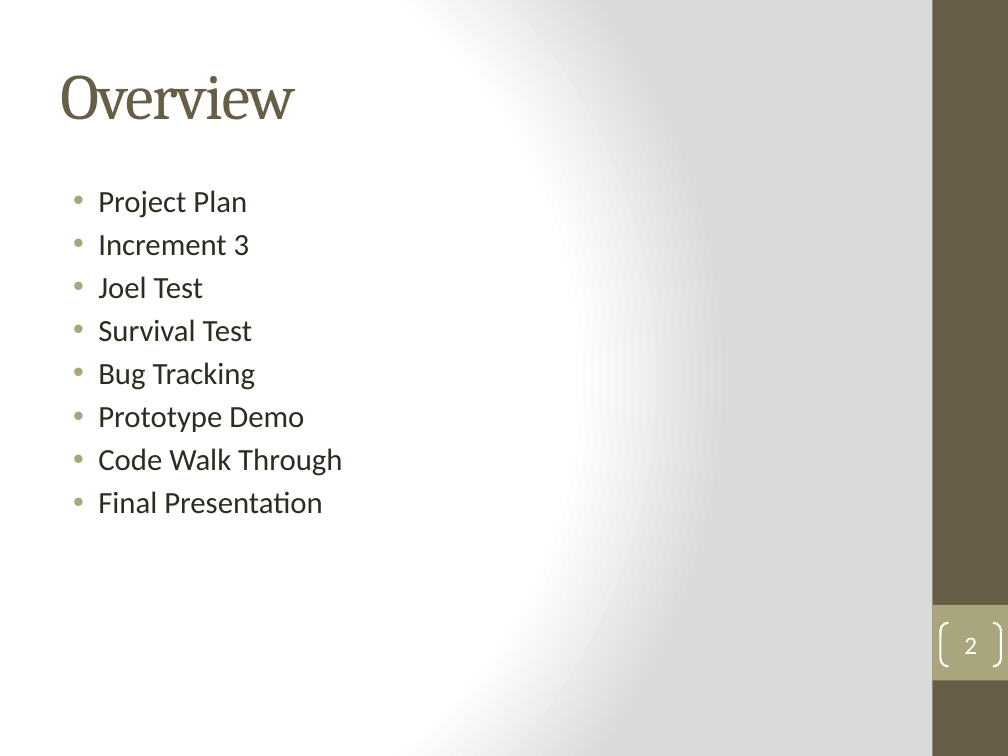
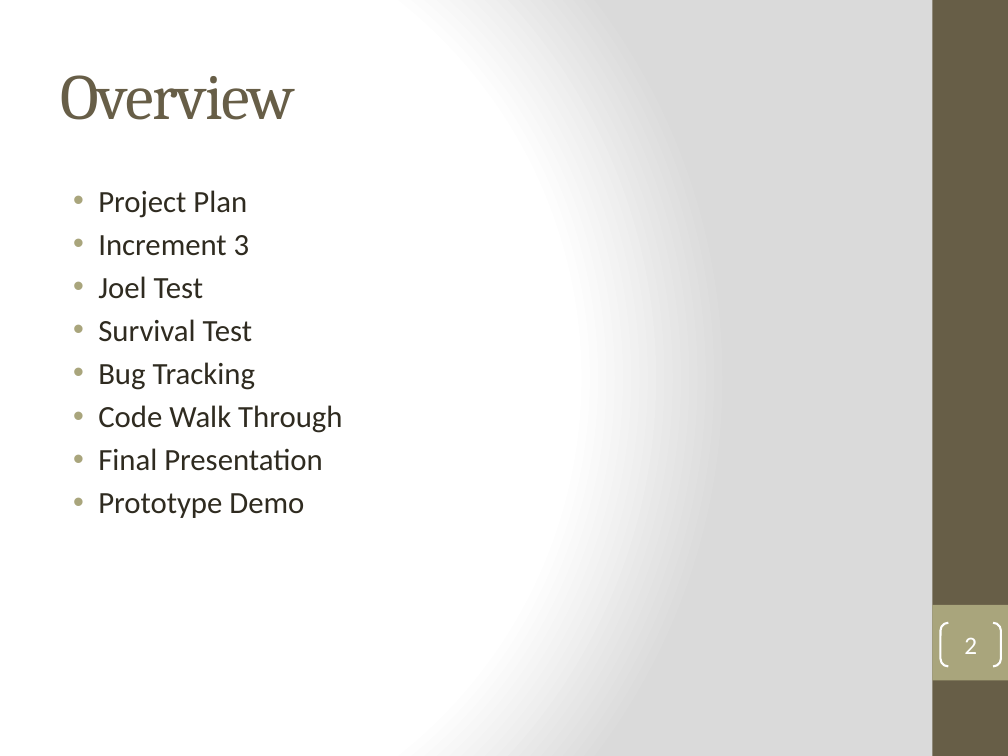
Before and after one commit to DanLain/ProjectManagement, a slide deck: slide 2 of Iteration 3 PowerPoint/Team 3 Iteration 3.pptx. Drawn at 1008x756 pixels with LibreOffice and Linux fonts; fonts in the diff are those of the drawing. Boxes give left, top, right and bottom in pixels: in the first picture for what was removed or moved away, otherwise in the second. Text is boxed around its words. In the diff, an @@ line names an element or a change of style, - is before the commit and + after.

```diff
--- a/Iteration 3 PowerPoint/Team 3 Iteration 3.pptx
+++ b/Iteration 3 PowerPoint/Team 3 Iteration 3.pptx
@@ text at bbox=[98, 407, 304, 432]: paragraph removed @@
-• Prototype Demo
@@ text at bbox=[98, 493, 304, 518]: paragraph added @@
+• Prototype Demo
```
Also in this commit, not shown: 2 other slides changed, 1 other file.
